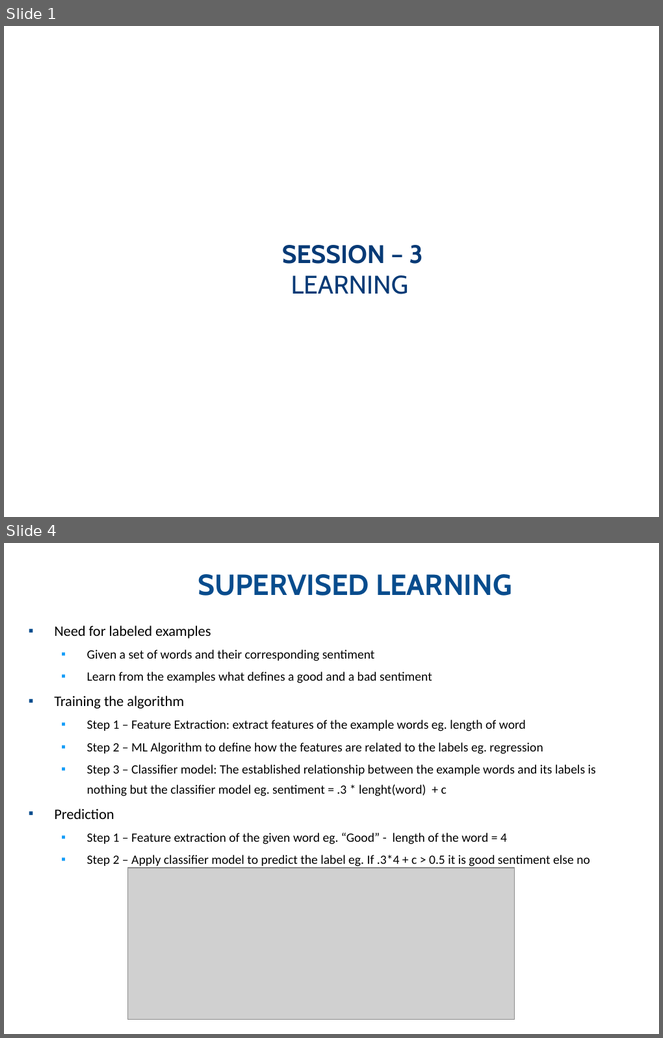
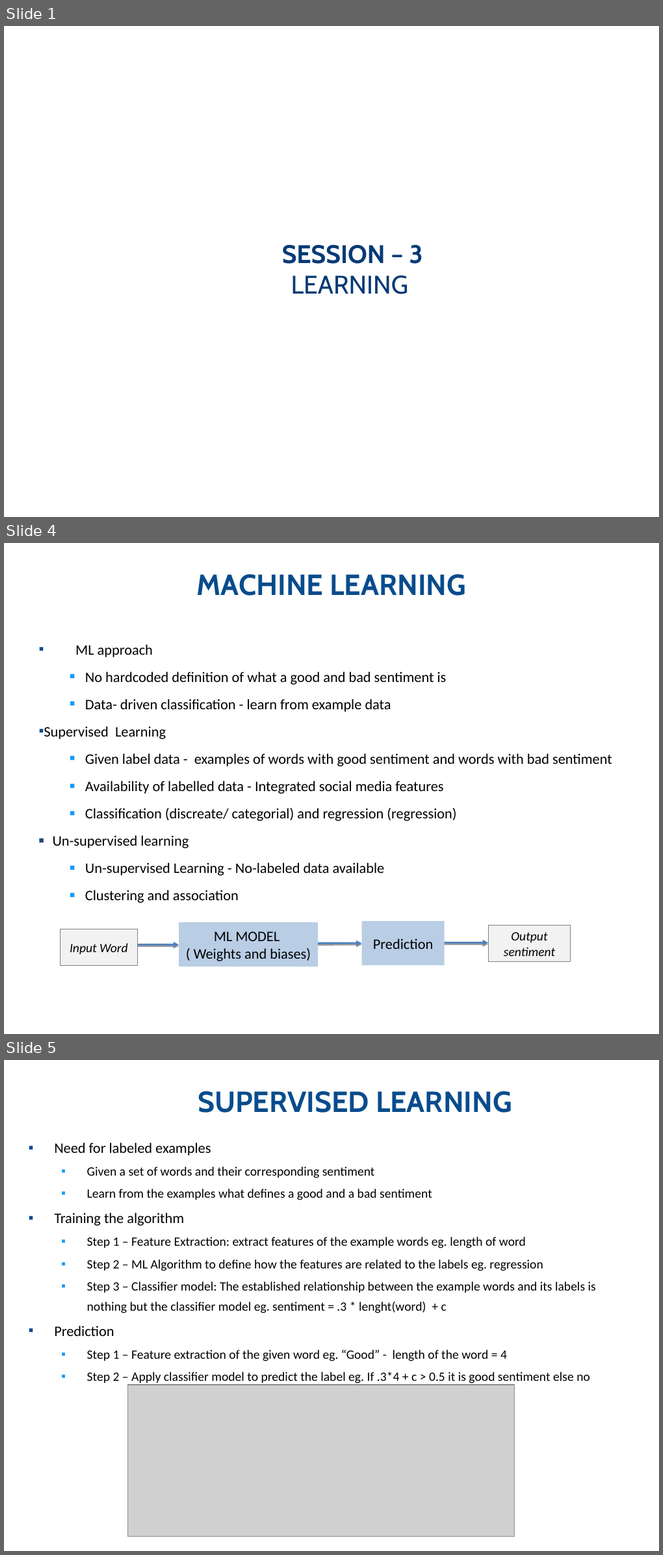
Before and after one commit to km-Poonacha/python4phd, a slide deck: Session 3/Python for docs - Session 3 V0.1.pptx. Shown one above the other, each under a label of ours: slides 1 and 4 before the commit, slides 1, 4 and 5 after it; the slides between them are not shown. The pictures are 663x1038 and 663x1555 pixels, drawn with LibreOffice and Linux fonts; fonts in the diff are those of the drawing; grey boxes stand for pictures; background and template pictures are left out. Boxes give left, top, right and bottom in pixels: in the first picture for what was removed or moved away, otherwise in the second. Text is boxed around its words. In the diff, an @@ line names an element or a change of style, - is before the commit and + after.

```diff
--- a/Session 3/Python for docs - Session 3 V0.1.pptx
+++ b/Session 3/Python for docs - Session 3 V0.1.pptx
@@ slide 4 added at bbox=[4, 543, 659, 1034], background #FFFFFF @@
@@ text added at bbox=[196, 574, 466, 596], 32 pt, text #084C8D, bold @@
+MACHINE LEARNING
@@ text added at bbox=[44, 644, 612, 903], 16 pt, text #000000 @@
+  ▪ ML approach
+    ■ No hardcoded definition of what a good and bad sentiment is
+    ■ Data- driven classification - learn from example data
+  ▪ Supervised Learning
+    ■ Given label data - examples of words with good sentiment and words with bad sentiment
+    ■ Availability of labelled data - Integrated social media features
+    ■ Classification (discreate/ categorial) and regression (regression)
+  ■ Un-supervised learning
+    ■ Un-supervised Learning - No-labeled data available
+    ■ Clustering and association
@@ rectangle added at bbox=[61, 930, 138, 965], fill #F2F2F2, outline #808080 0.75 pt, 14 pt, text #000000, italic @@
+Input Word
@@ rectangle added at bbox=[179, 923, 318, 967], fill #B9CDE5, 16 pt, text #000000 @@
+ML MODEL
+( Weights and biases)
@@ rectangle added at bbox=[362, 922, 444, 966], fill #B9CDE5, 16 pt, text #000000 @@
+Prediction
@@ rectangle added at bbox=[488, 925, 571, 962], fill #F2F2F2, outline #808080 0.75 pt, 14 pt, text #000000, italic @@
+Output sentiment
@@ freeform shape added at bbox=[135, 945, 179, 945], outline #4F81BD 2.01 pt @@
@@ freeform shape added at bbox=[318, 943, 362, 943], outline #4F81BD 2.01 pt @@
@@ freeform shape added at bbox=[444, 943, 488, 943], outline #4F81BD 2.01 pt @@
@@ what was slide 4 is now slide 5 @@
```
Also in this commit, not shown: 3 slides changed.
